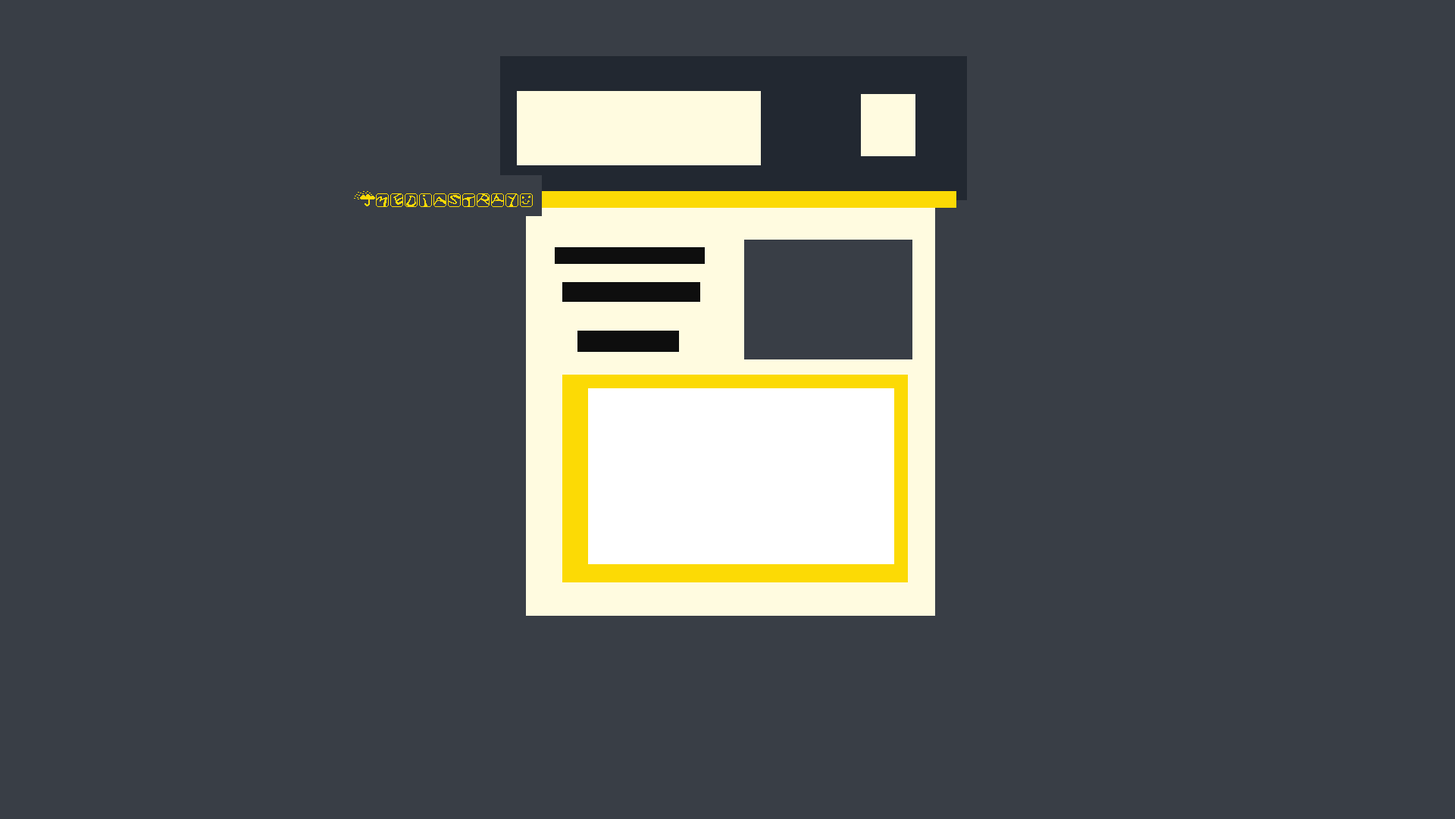
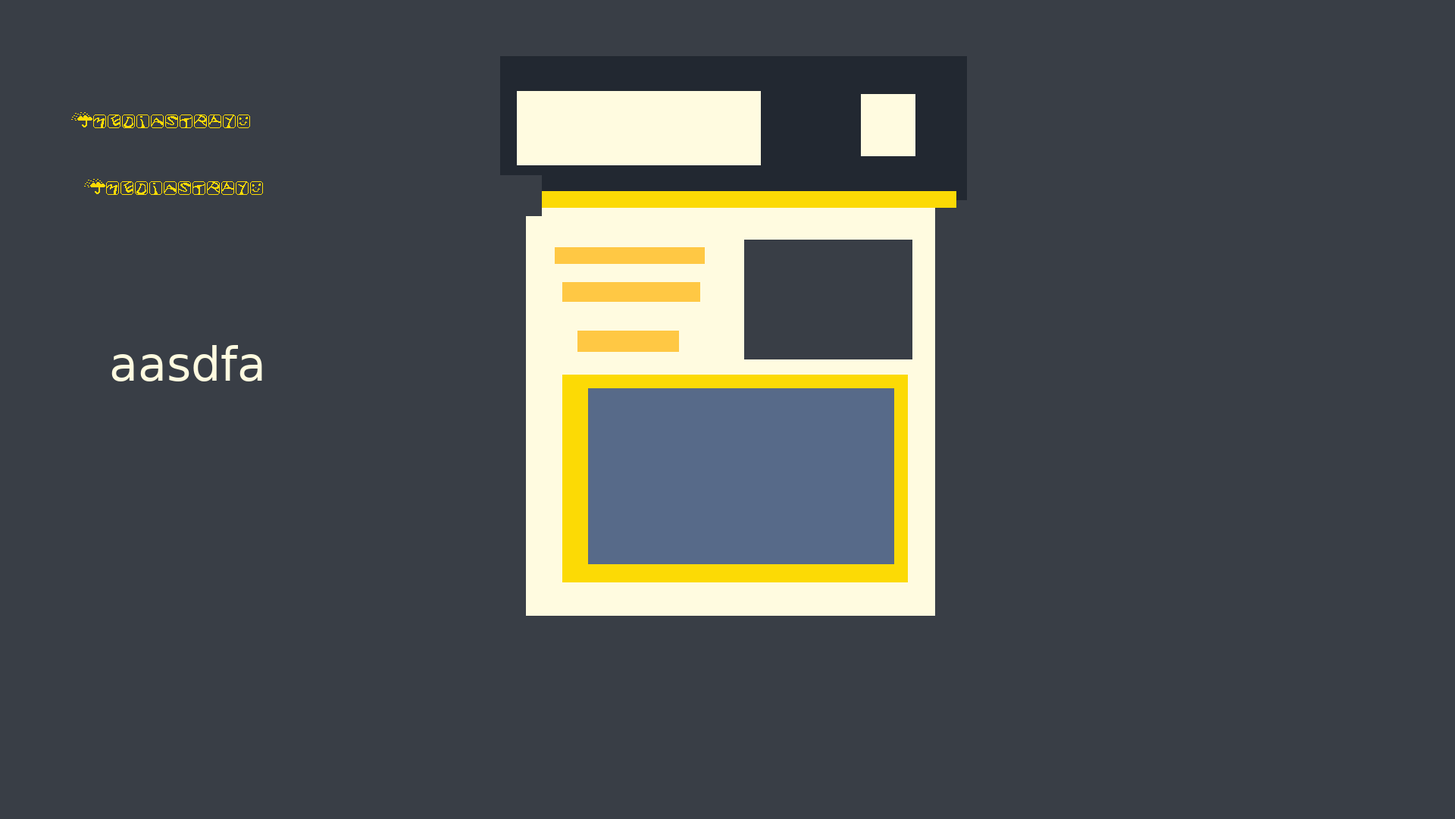
The second 1455 x 819 image is a revision of the first. Changes to its layers:
added layer "aasdfa" above "Pasted Layer copy" over [111, 344, 263, 382]
added layer "Pasted Layer copy" above "Pasted Layer" over [84, 178, 264, 195]
added layer "Pasted Layer" above "Background" over [71, 112, 251, 129]
painted on "Background" over [353, 191, 895, 564]
